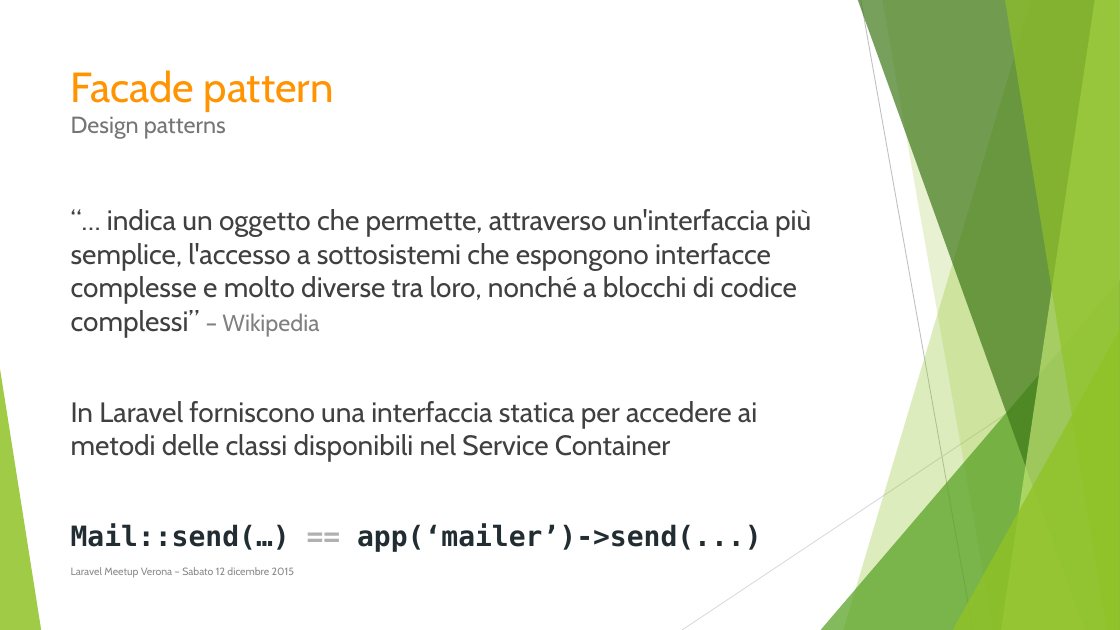
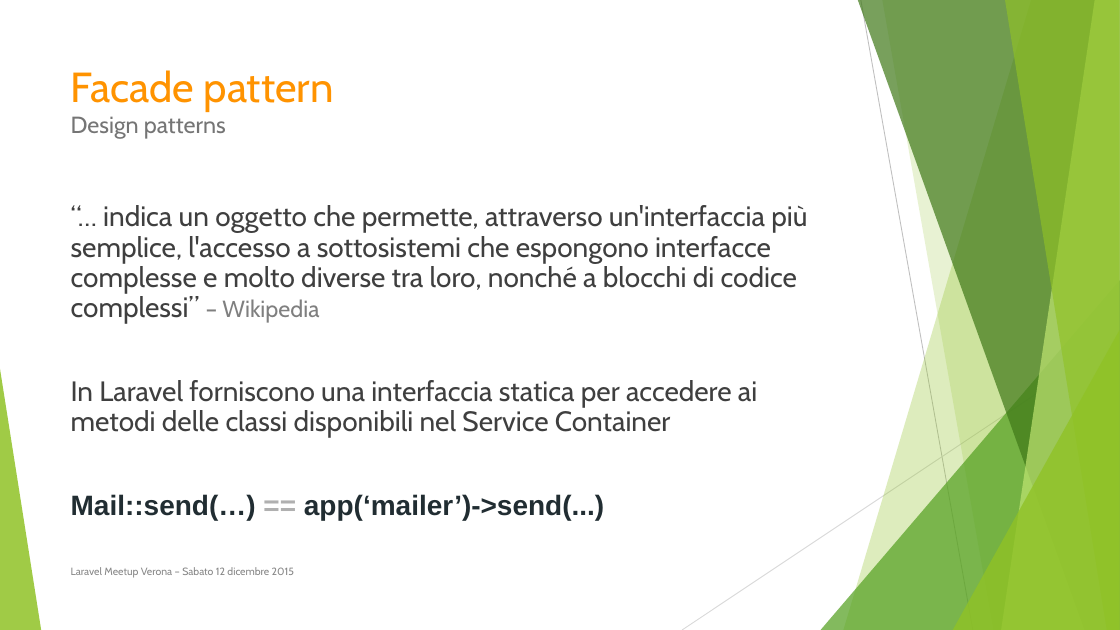
Before and after one commit to laravel-verona/annotations, a slide deck: slide 5 of 2015-12-12/materiale/2° Laravel Meetup Verona.pptx. Drawn at 1120x630 pixels with LibreOffice and Linux fonts; fonts in the diff are those of the drawing. Boxes give left, top, right and bottom in pixels: in the first picture for what was removed or moved away, otherwise in the second. Text is boxed around its words. In the diff, an @@ line names an element or a change of style, - is before the commit and + after.

```diff
--- a/2015-12-12/materiale/2° Laravel Meetup Verona.pptx
+++ b/2015-12-12/materiale/2° Laravel Meetup Verona.pptx
@@ text "“… indica un oggetto che ..." at bbox=[71, 205, 807, 520]: text colour #404040 to #3F3F3F in "“… indica un oggetto che permette, attraverso ...", "In Laravel forniscono una interfaccia statica per ..."; text colour #808080 to #7F7F7F in "– Wikipedia"; font DejaVu Sans Mono to Arial in "Mail::send(…) == app(‘mailer’)->send(...)"; line spacing 1 to 0.9; less space between paragraphs @@
@@ line (1120, 339) - (682, 630): stroke #D9D9D9 0.75 pt to #D8D8D8 0.75 pt @@
```
Also in this commit, not shown: 7 other slides changed, 1 other file.
